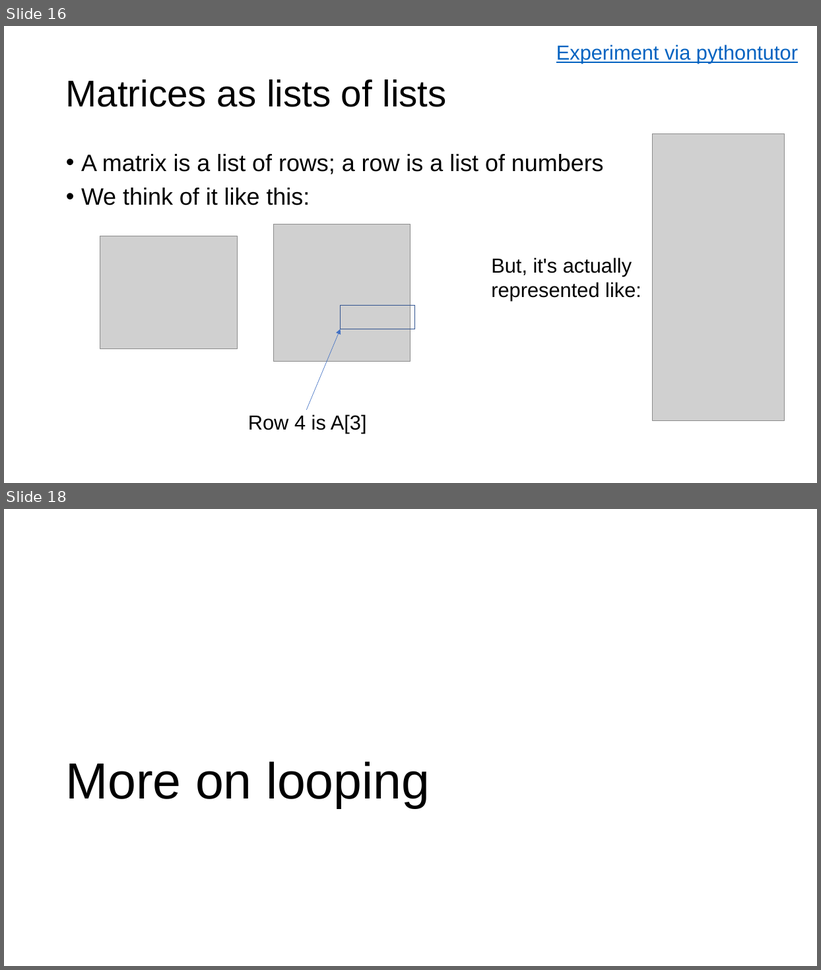
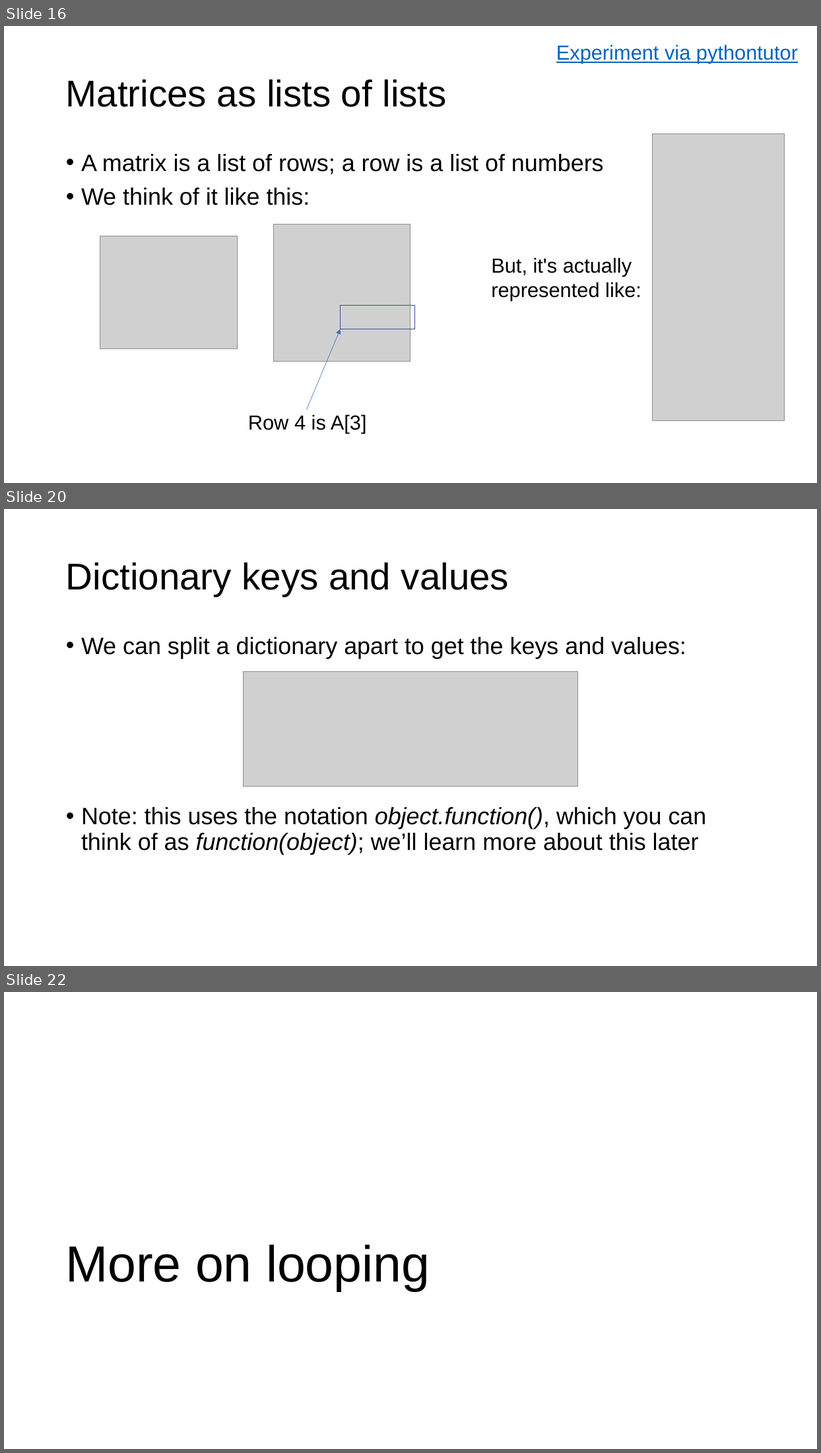
Before and after one commit to parrt/msds501, a slide deck: slides/intro-programming.pptx. Shown one above the other, each under a label of ours: slides 16 and 18 before the commit, slides 16, 20 and 22 after it; the slides between them are not shown. The pictures are 821x970 and 821x1453 pixels, drawn with LibreOffice and Linux fonts; fonts in the diff are those of the drawing; grey boxes stand for pictures; background and template pictures are left out. Boxes give left, top, right and bottom in pixels: in the first picture for what was removed or moved away, otherwise in the second. Text is boxed around its words. In the diff, an @@ line names an element or a change of style, - is before the commit and + after.

```diff
--- a/slides/intro-programming.pptx
+++ b/slides/intro-programming.pptx
@@ slide 20 added at bbox=[4, 509, 817, 966], background #FFFFFF @@
@@ title added at bbox=[66, 562, 509, 596], 44 pt, text #000000 @@
+Dictionary keys and values
@@ text added at bbox=[81, 637, 707, 855], 28 pt, text #000000 @@
+• We can split a dictionary apart to get the keys and values:
+• Note: this uses the notation object.function(), which you can think of as function(object); we’ll learn more about this later
@@ picture added at bbox=[243, 671, 578, 787] @@
@@ what was slide 18 is now slide 22 @@
```
Also in this commit, not shown: 4 other slides added, 1 slide removed, 7 other files.
